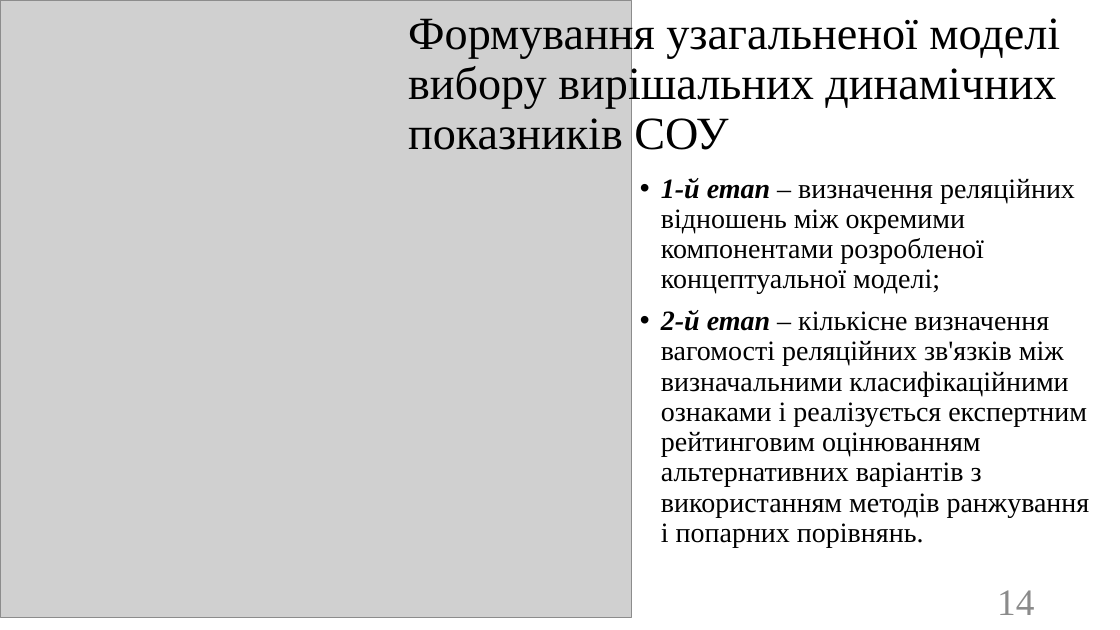
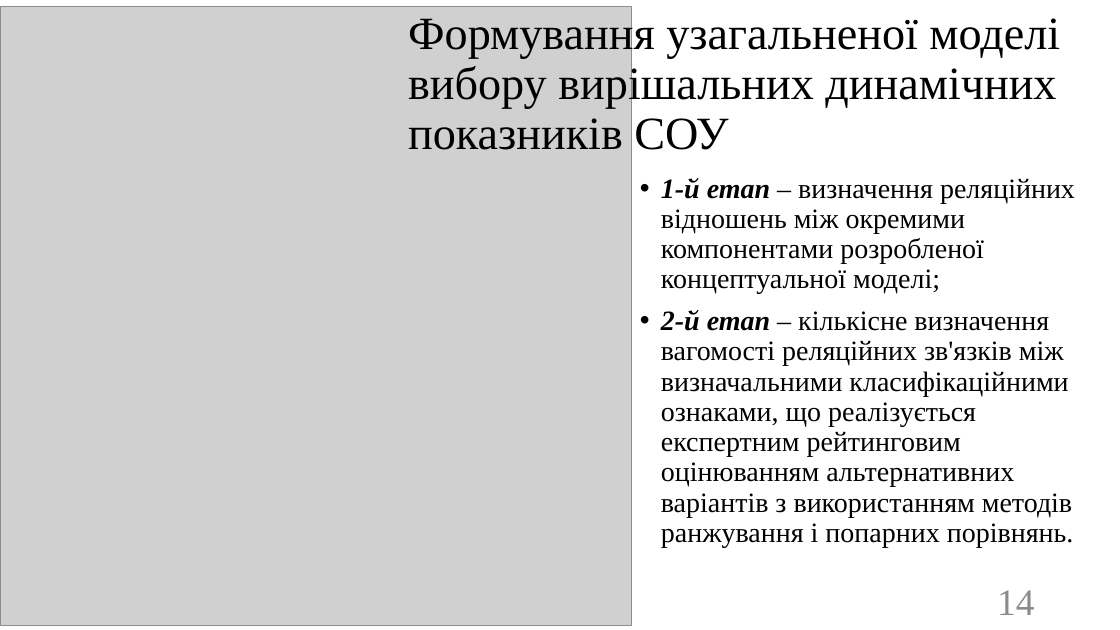
Before and after one commit to SPS-ik/diss, a slide deck: slide 14 of !pres.pptx. Drawn at 1120x630 pixels with LibreOffice and Linux fonts; fonts in the diff are those of the drawing; grey boxes stand for pictures. Boxes give left, top, right and bottom in pixels: in the first picture for what was removed or moved away, otherwise in the second. Text is boxed around its words. In the diff, an @@ line names an element or a change of style, - is before the commit and + after.

```diff
--- a/!pres.pptx
+++ b/!pres.pptx
@@ picture: place and size @@
-picture at (0, 0, 632, 618)
+picture at (0, 7, 632, 626)
@@ text at (661, 310, 1074, 547): text changed @@
-• 2-й етап – кількісне визначення вагомості реляційних зв'язків між визначальними класифікаційними ознаками і реалізується експертним рейтинговим оцінюванням альтернативних варіантів з використанням методів ранжування і попарних порівнянь.
+• 2-й етап – кількісне визначення вагомості реляційних зв'язків між визначальними класифікаційними ознаками, що реалізується експертним рейтинговим оцінюванням альтернативних варіантів з використанням методів ранжування і попарних порівнянь.
```
Also in this commit, not shown: 11 other slides changed, 2 slides added, 2 slides removed, 5 other files.
